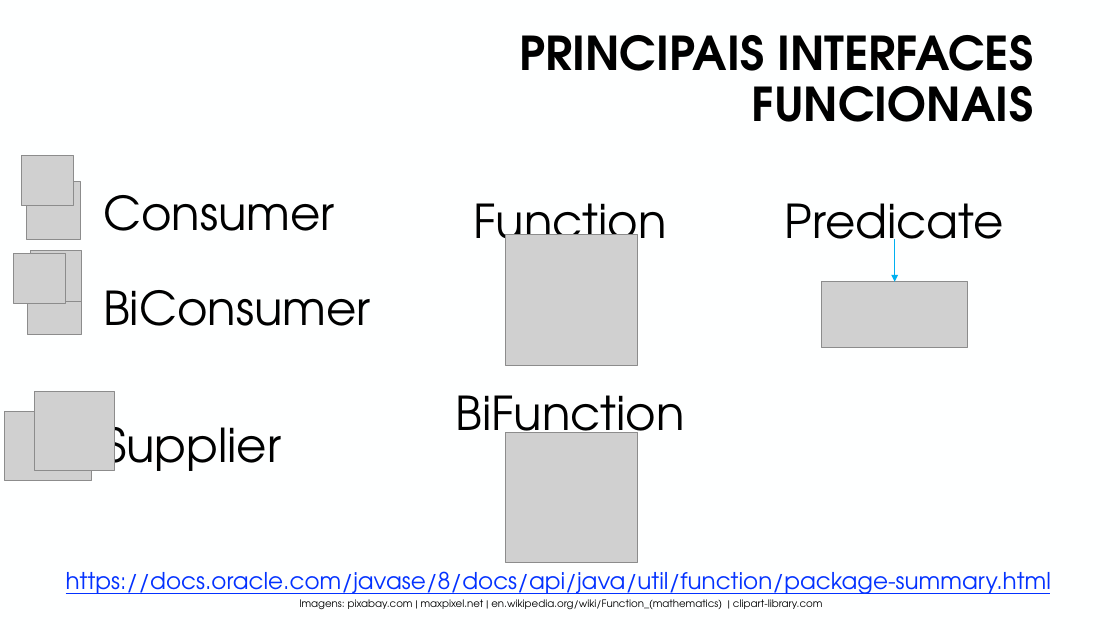
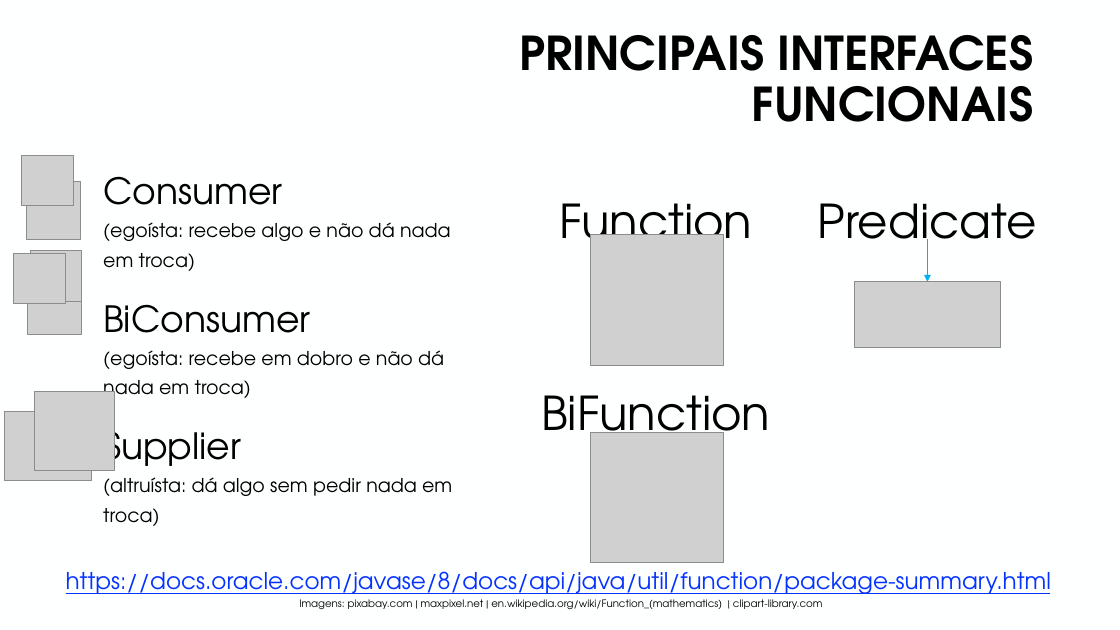
Before and after one commit to manoelcampos/curso-programacao-funcional-java, a slide deck: slide 18 of programacao-funcional-java8.pptx. Drawn at 1120x630 pixels with LibreOffice and Linux fonts; fonts in the diff are those of the drawing; grey boxes stand for pictures; background and template pictures are left out. Boxes give left, top, right and bottom in pixels: in the first picture for what was removed or moved away, otherwise in the second. Text is boxed around its words. In the diff, an @@ line names an element or a change of style, - is before the commit and + after.

Commit message:
Atualiza ppt

```diff
--- a/programacao-funcional-java8.pptx
+++ b/programacao-funcional-java8.pptx
@@ text at [103,176,452,526]: text changed; size 40 to 16.3 pt @@
-Consumer
-BiConsumer
-Supplier
+Consumer
+(egoísta: recebe algo e não dá nada em troca)
+BiConsumer
+(egoísta: recebe em dobro e não dá nada em troca)
+Supplier
+(altruísta: dá algo sem pedir nada em troca)
@@ 2 pictures, 1 text: place and size @@
-2 pictures, 1 text at [456,203,685,562]
+2 pictures, 1 text at [541,203,770,562]
@@ text "Predicate": place and size @@
-text "Predicate" at [785,203,1004,260]
+text "Predicate" at [818,203,1037,260]
@@ arrow moved from (895, 239) - (895, 282) to (928, 239) - (928, 282) @@
@@ picture: place and size @@
-picture at [822,282,968,348]
+picture at [854,282,1001,348]
```
